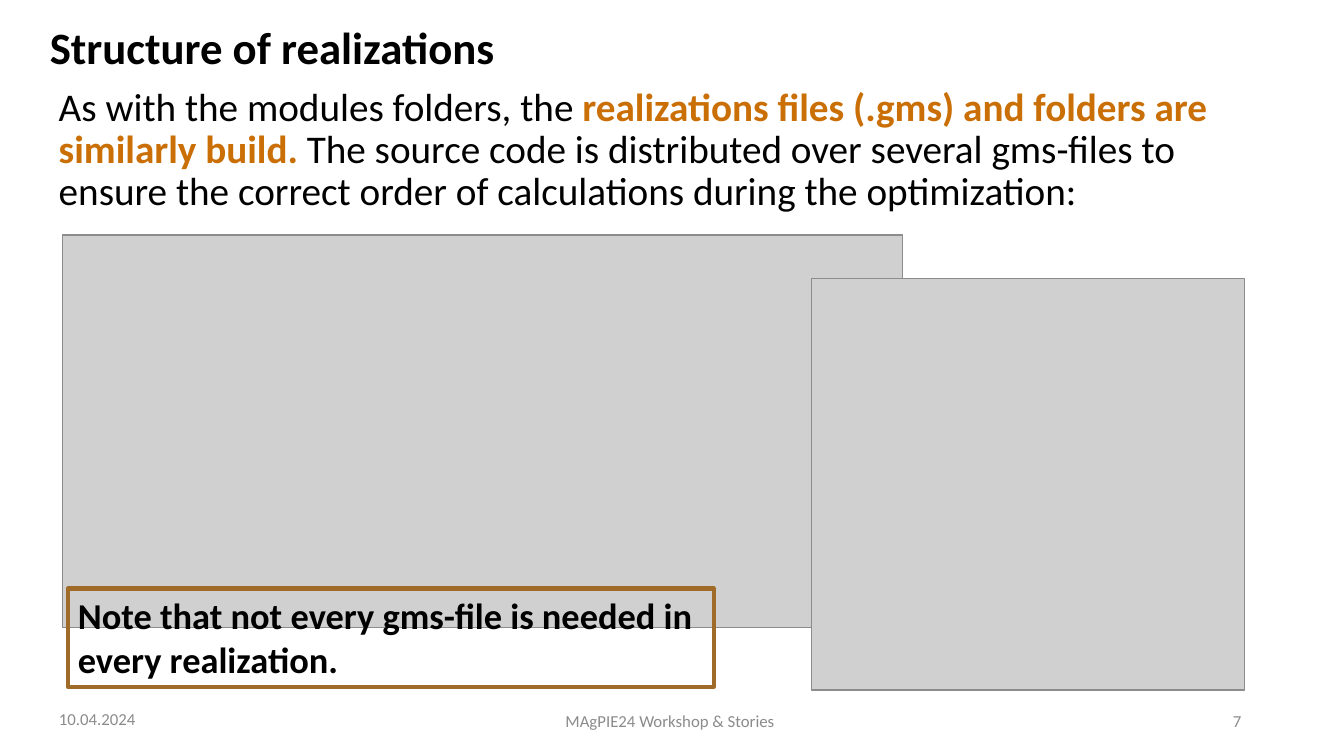
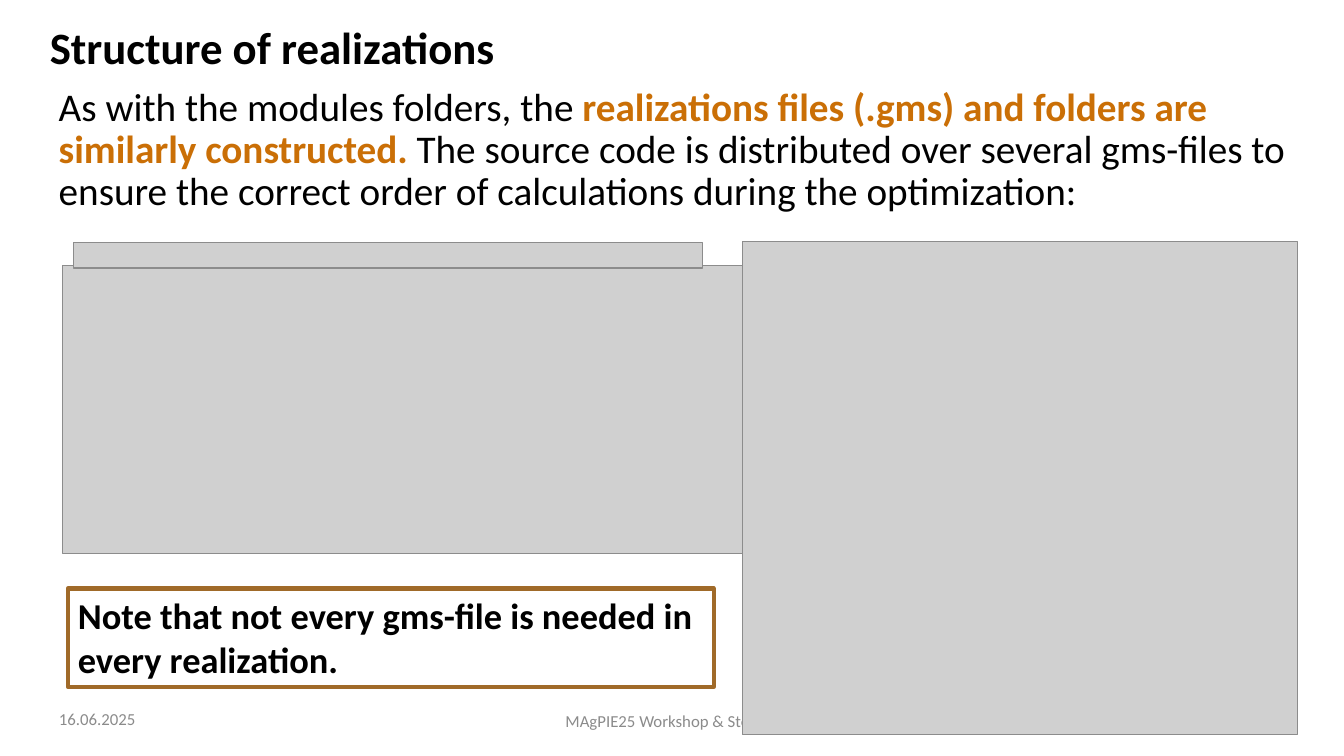
Before and after one commit to magpiemodel/magpiemodel.github.io, a slide deck: slide 7 of assets/slides/GAMS code, modules & realizations.pptx. Drawn at 1344x756 pixels with LibreOffice and Linux fonts; fonts in the diff are those of the drawing; grey boxes stand for pictures; background and template pictures are left out. Boxes give left, top, right and bottom in pixels: in the first picture for what was removed or moved away, otherwise in the second. Text is boxed around its words. In the diff, an @@ line names an element or a change of style, - is before the commit and + after.

```diff
--- a/assets/slides/GAMS code, modules & realizations.pptx
+++ b/assets/slides/GAMS code, modules & realizations.pptx
@@ text at [59,92,1284,212]: text changed @@
-As with the modules folders, the realizations files (.gms) and folders are similarly build. The source code is distributed over several gms-files to ensure the correct order of calculations during the optimization:
+As with the modules folders, the realizations files (.gms) and folders are similarly constructed. The source code is distributed over several gms-files to ensure the correct order of calculations during the optimization:
@@ picture: place and size @@
-picture at [63,235,902,627]
+picture at [63,265,763,554]
@@ picture added at [74,243,703,268] @@
@@ picture: place and size @@
-picture at [812,278,1245,690]
+picture at [742,241,1298,735]
@@ text at [59,714,135,725]: text changed @@
-10.04.2024
+16.06.2025
@@ text at [565,714,775,732]: text changed @@
-MAgPIE24 Workshop & Stories
+MAgPIE25 Workshop & Stories
```
Also in this commit, not shown: 11 other slides changed, 1 other file.
